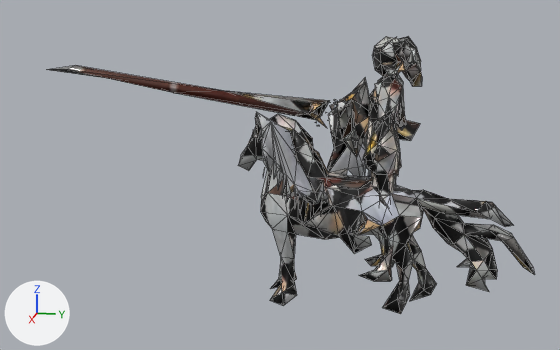
The glTF model public/models/v2/pegasus_lod1.glb: old version first, new version second.
Camera for both pictures: a camera (50 mm lens) standing at (5.41, 0.27, 2.32) and looking at (-0.01, -0.82, 0.97). The lights are fixed; the arrows at lower left show +X, +Y and +Z. The first picture is the older version. Mesh edges are drawn as thin lines. Vertices at exactly the same position are counted once.

Names of what the first picture shows: 'pegasus_crowd'.
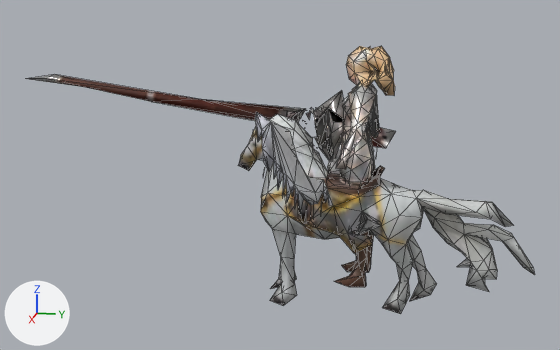
The newer file is also turned or shifted as a whole; pictures and numbers use the older file's frame.

Pixel boxes (x1, y1, x2, y2) of what changed, in the pictures (560 x 350 px; the box of a moved part takes in the faces that stretch with it):
'pegasus_crowd', reshaped, surface changed: before (48, 36, 534, 314); after (28, 46, 534, 314)
part 1 of me_pegasus_crowd, moved or reshaped: before (359, 36, 422, 281); after (334, 46, 395, 287)
part 2 of me_pegasus_crowd, moved or reshaped: before (365, 120, 420, 141); after (341, 127, 396, 148)
part 3 of me_pegasus_crowd, moved or reshaped: before (337, 82, 370, 157); after (313, 90, 344, 160)
part 4 of me_pegasus_crowd, moved or reshaped: before (48, 65, 329, 128); after (28, 75, 305, 122)
part 5 of me_pegasus_crowd, moved or reshaped: before (315, 99, 351, 141); after (299, 106, 328, 146)
part 6 of me_pegasus_crowd, surface changed: before (51, 36, 534, 314); after (30, 46, 534, 314)

What the commit changed:
me_pegasus_crowd is used by ob_pegasus_crowd; location (0.0, 0.0, 0.0).
me_pegasus_crowd had 797 vertices, 1431 faces and spanned x -1.07..1.03, y -2.4..1.02, z 0.0..1.98.
me_pegasus_crowd now has 797 vertices, 1431 faces and spans x -1.07..1.03, y -2.58..1.02, z 0.0..1.91.
me_pegasus_crowd part 1: the loose piece of 283 vertices spanning x -0.42..0.42, y -0.21..0.18, z 0.27..1.98 is moved by (-0.03, -0.18, -0.07).
me_pegasus_crowd part 2: the loose piece of 4 vertices spanning x -0.5..-0.3, y -0.32..0.17, z 1.19..1.42 is moved by (-0.03, -0.18, -0.07).
me_pegasus_crowd part 3: the loose piece of 17 vertices spanning x -0.52..-0.07, y -0.46..-0.16, z 1.08..1.63 is moved by (-0.03, -0.18, -0.07).
me_pegasus_crowd part 4: the loose piece of 18 vertices spanning x -0.28..0.42, y -2.4..-0.49, z 1.3..1.77 is moved by (-0.03, -0.18, -0.07).
me_pegasus_crowd part 5: 90 of the vertices in x -0.38..-0.11, y -0.59..-0.31, z 1.19..1.52 are moved by (-0.03, -0.18, -0.07).
me_pegasus_crowd part 6: texture (UV) coordinates of 1359 of 1431 faces, centred in x -1.04..1.01, y -2.12..0.99, z 0.01..1.97, changed; they spanned u 0.01..0.99, v 0.01..0.99 and now span u 0.01..0.99, v 0.01..0.99.
Other edits to the shape of me_pegasus_crowd do not show in these pictures.
